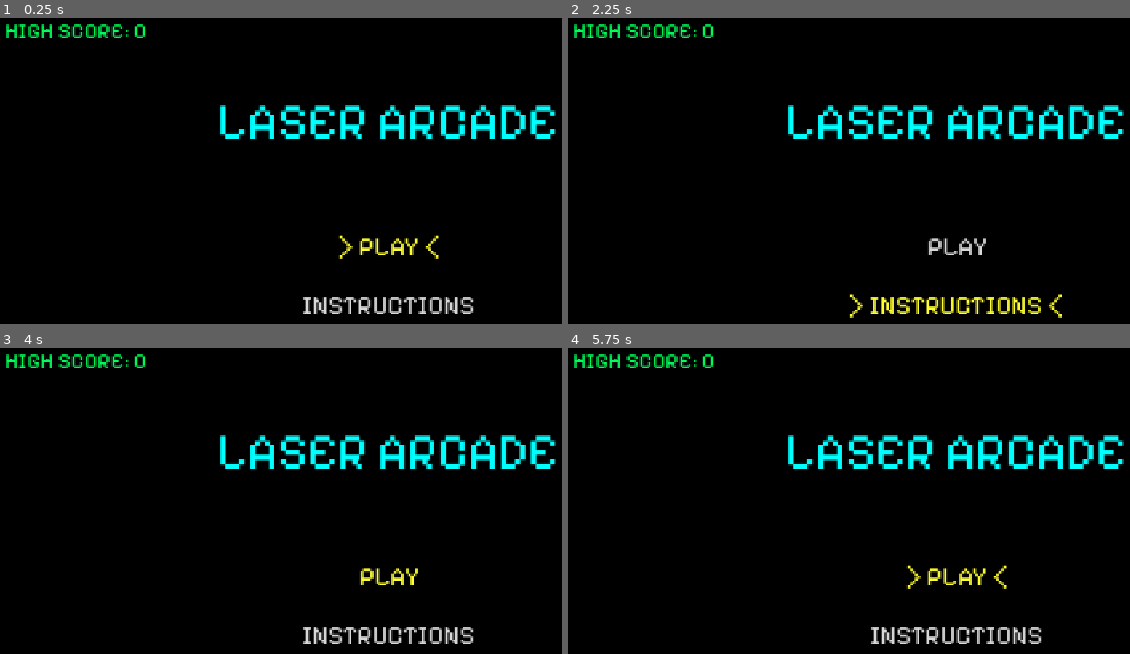
Above: before the commit, frames 1-4 (two rows, left to right).
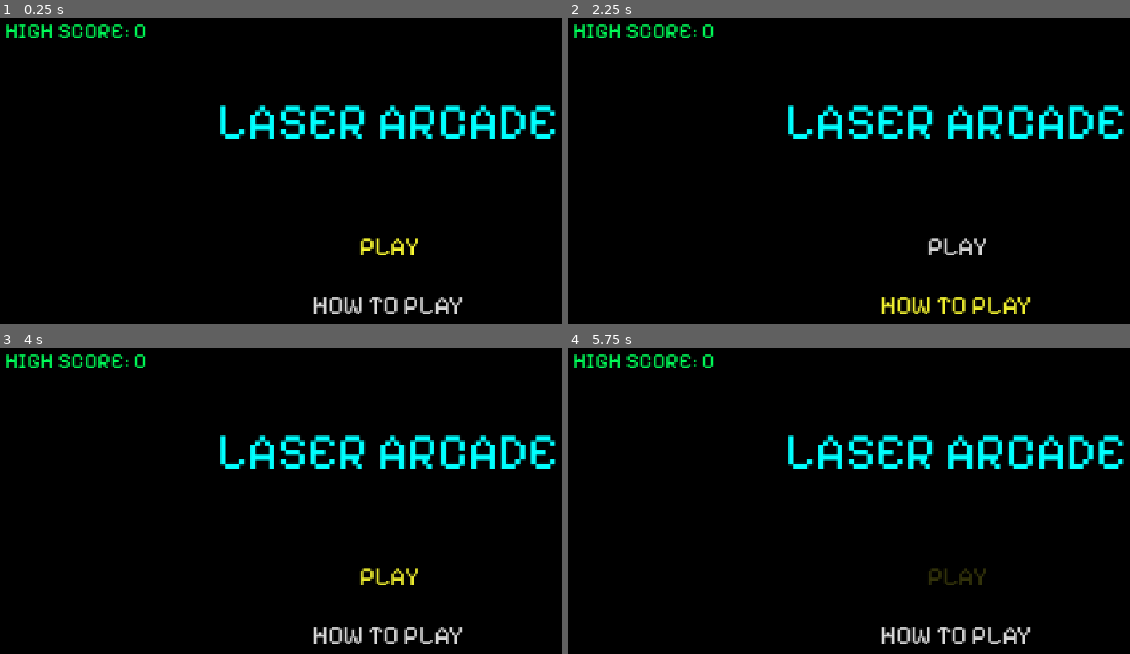
Above: after the commit, the same moments.

Repository: Tortiz-CSUF/laser-arcade-game
Game: Godot game, scene res://Scenes/title_screen.tscn
Two runs of this game, one before a commit and one after it. Both use one fixed random seed, a clock stepped at 60 frames per second and the inputs below. The project has no main scene, so this scene is started directly.
Inputs:
- Up to frame 1 (0.25 s): no input
- Up to frame 2 (2.25 s): tap Enter (ui_accept) at 0.5, 0.77, 1.52 s; hold Up (ui_up) 0.53-1.28 s; hold S (ui_down) 1.28-2.03 s; hold Up (ui_up) from 2.03 s (still down)
- Up to frame 3 (4 s): tap Enter (ui_accept) at 3.02, 3.77 s; release Up (ui_up) at 3.53 s; hold S (ui_down) from 3.53 s (still down)
- Up to frame 4 (5.75 s): keep holding S (ui_down); tap Escape (ui_cancel) at 4.15 s; tap Enter (ui_accept) at 4.52 s

The runs differ from the first frame. In frame 1, 1.4% of the frame differs, in the area x 53-85%, y 70-97%; in frame 2, 1.3%; in frame 3, 1.0%; in frame 4, 1.5%.

Commit message:
laser-arcade_Interim_05
- Instruction page
- scripting instructions w/ formatting  into page (WIP

Diff:
--- /dev/null
+++ b/Scenes/instructions.tscn
@@ -0,0 +1,29 @@
+[gd_scene format=3 uid="uid://wbbb03clrfsn"]
+
+[ext_resource type="Script" uid="uid://102jwp02je42" path="res://Scripts/instructions.gd" id="1_dxknu"]
+[ext_resource type="FontFile" uid="uid://v0qcexvwrvy1" path="res://Fonts/PixelifySans-VariableFont_wght.ttf" id="2_5doqj"]
+
+[node name="Instructions" type="Control" unique_id=1419225428]
+layout_mode = 3
+anchors_preset = 15
+anchor_right = 1.0
+anchor_bottom = 1.0
+grow_horizontal = 2
+grow_vertical = 2
+script = ExtResource("1_dxknu")
+
+[node name="InstructionsContainer" type="VBoxContainer" parent="." unique_id=1315121609]
+layout_mode = 0
+offset_left = 140.0
+offset_top = 30.0
+offset_right = 1140.0
+offset_bottom = 650.0
+
+[node name="Back" type="Label" parent="." unique_id=1515711565]
+layout_mode = 0
+offset_top = 680.0
+offset_right = 1280.0
+offset_bottom = 710.0
+theme_override_fonts/font = ExtResource("2_5doqj")
+text = "[Press ESCAPE or BACKSPACE  to return] "
+horizontal_alignment = 1
--- /dev/null
+++ b/Scripts/instructions.gd
@@ -0,0 +1,66 @@
+extends Control
+
+### Instructions
+# Displays how the game works, with rules, controls, and object details.
+
+###
+
+# Node refs
+@onready var content: VBoxContainer = $InstructionsContainer
+
+# Scrolling
+var scroll_offset: float = 0.0		## tracks scroll position
+const SCROLL_STEP := 40.0 			## Scroll speed
+const MAX_SCROLL := 350.0 			## Bottom of page for scroll
+
+# Text Color (Used to section)
+const HEAD_COLOR := Color(1.0, 0.25, 0.25)		# section headers
+const SUBHEAD_COLOR := Color(1.0, 1.0, 0.2)		# sub headers
+const TEXT_COLOR := Color(0.82, 0.82, 0.82)		# body text
+const NEG_COLOR := Color(1.0, 0.2, 0.45)			# negative shapes
+const BOMB_COLOR := Color(1.0, 0.45, 0.0)			# bombs
+const SHIELD_COLOR := Color(0.3, 0.6, 1.0)		# shield special
+const FRENZY_COLOR := Color(0.72, 0.15, 0.95)		# frenzy bonus
+
+
+func _ready() -> void:
+	pass # Replace with function body.
+
+func _build_instructions() -> void:
+	## All instruction info will go here
+
+	# Title
+	_add_heading("HOW TO PLAY", HEAD_COLOR, 32)
+	#_add_spacer(6)
+
+# Input
+func _unhandled_input(event: InputEvent) -> void:
+	if event.is_action("ui_cancel"):
+		get_tree().change_scene_to_file("res://Scenes/title_screen.tscn")
+	elif event.is_action_pressed("ui_up"):
+		scroll_offset = maxf(scroll_offset - SCROLL_STEP, 0.0)
+		content.position.y = -scroll_offset + 30.0
+	elif event.is_action_pressed("ui_down"):
+		scroll_offset = minf(scroll_offset + SCROLL_STEP, MAX_SCROLL)
+		content.position.y = -scroll_offset + 30.0
+
+
+## Helper Functions
+func _add_heading(text: String, color: Color, size: int) -> void:
+	var lbl := Label.new()
+	lbl.text = text
+	lbl.add_theme_font_size_override("font_size", size)
+	lbl.add_theme_color_override("font_color", color)
+	content.add_child(lbl)
+
+func _add_line(text: String, color: Color = TEXT_COLOR) -> void:
+	var lbl := Label.new()
+	lbl.text = text
+	lbl.add_theme_font_size_override("font_size", 21)
+	lbl.add_theme_color_override("font_color", color)
+	content.add_child(lbl)
+
+func _add_spacer(height: float) -> void:
+	var spacer := Control.new()
+	spacer.custom_minimum_size.y = height
+	content.add_child(spacer)
--- a/Scripts/title_screen.gd
+++ b/Scripts/title_screen.gd
@@ -31,10 +31,18 @@
 func _process(delta: float) -> void:
 	## update selected label with blink  and animated arrows
 	blink_time += delta
-	var show_arrow := fmod(blink_time, 0.6) < 0.4
+	var pulse := 0.6 + sin(blink_time * 5.0) * 0.4
+	if selected_index == 0:
+		play_label.modulate.a = pulse
+		instructions_label.modulate.a = 1.0
+	else:
+		play_label.modulate.a = 1.0
+		instructions_label.modulate.a = pulse
 
-	play_label.text = _format_item("PLAY", 0, show_arrow)
-	instructions_label.text = _format_item("INSTRUCTIONS", 1, show_arrow)
+	#var show_arrow := fmod(blink_time, 0.6) < 0.4
+
+	#play_label.text = _format_item("PLAY", 0, show_arrow)
+	#instructions_label.text = _format_item("INSTRUCTIONS", 1, show_arrow)
 
 
 ## Input
@@ -52,11 +60,11 @@
 		_confirm_selection()
 
 ## Helper functions
-func _format_item(base_text: String, index: int, show_arow: bool) -> String:
+###func _format_item(base_text: String, index: int, show_arow: bool) -> String:
 	## Adds blinking and arcade style arrows on selected option
-	if index == selected_index and show_arow:
-		return "> " + base_text + " <"
-	return base_text
+	#if index == selected_index and show_arow:
+		#return "> " + base_text + " <"
+	#return base_text
 
 func _update_selection() -> void:
 	## applies highlight when options is selected, and grey to unselected.
Not shown, added: Scripts/instructions.gd.uid
